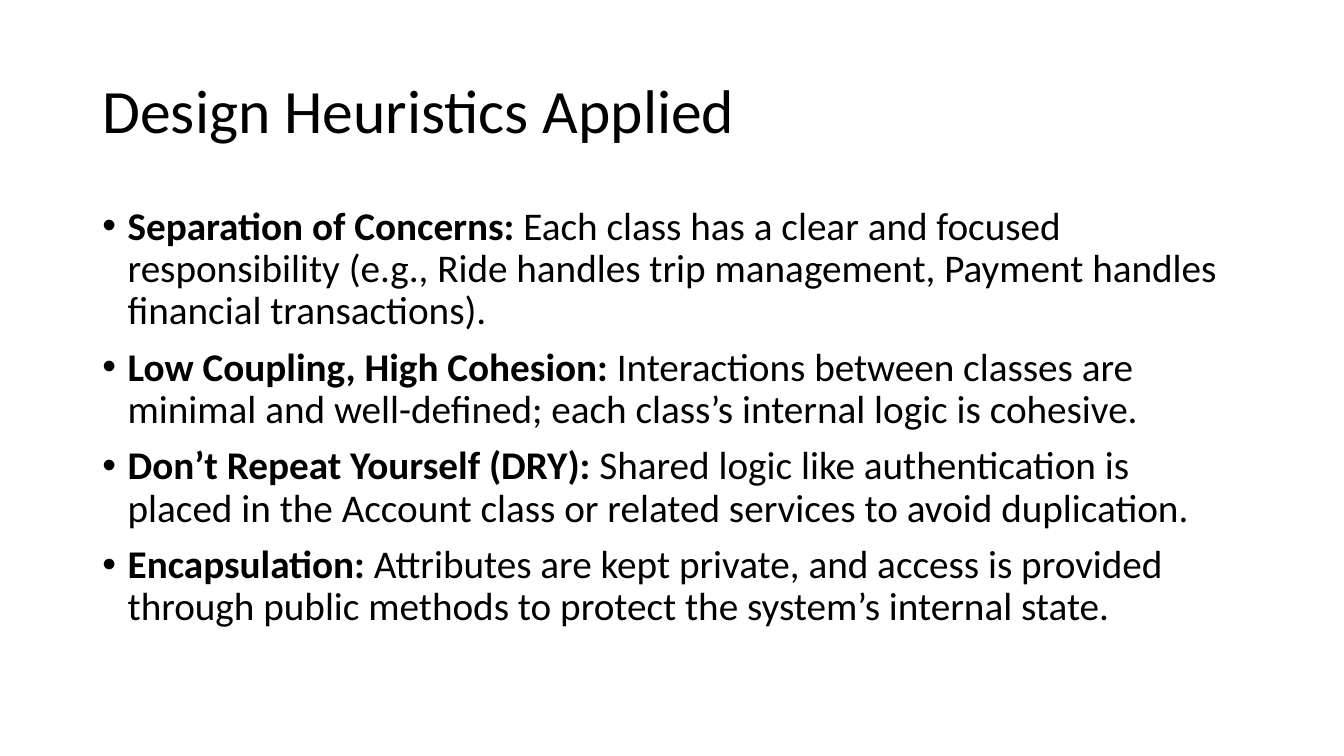
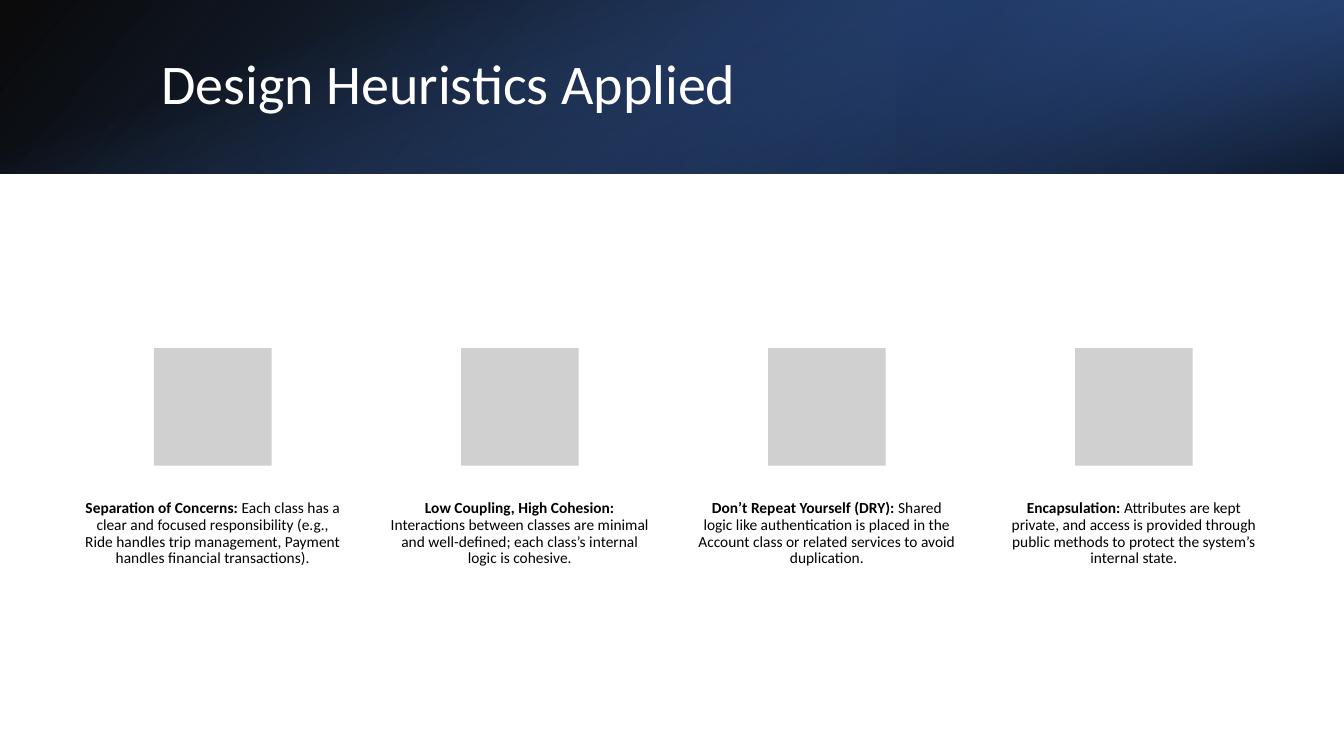
Before and after one commit to CheetoBuri/SE_SmartRide, a slide deck: slide 20 of 523K0010_523K0013.pptx. Drawn at 1344x756 pixels with LibreOffice and Linux fonts; fonts in the diff are those of the drawing; grey boxes stand for pictures. Boxes give left, top, right and bottom in pixels: in the first picture for what was removed or moved away, otherwise in the second. Text is boxed around its words. In the diff, an @@ line names an element or a change of style, - is before the commit and + after.

Commit message:
Updated pptx file

```diff
--- a/523K0010_523K0013.pptx
+++ b/523K0010_523K0013.pptx
@@ rectangle added at [0,0,1344,173], fill gradient #000000 to #2F5597 @@
@@ rectangle added at [0,1,1343,174], fill gradient #4472C4 to #000000 @@
@@ rectangle added at [896,0,1344,173], fill gradient #203864 to #4472C4 @@
@@ title "Design Heuristics Applied": place and size @@
-title "Design Heuristics Applied" at [102,90,734,144]
+title "Design Heuristics Applied" at [161,65,735,114]
@@ title "Design Heuristics Applied" at [161,65,735,114]: size 44 to 40 pt, text colour #000000 to #FFFFFF @@
@@ text removed at [128,212,1216,627] @@
-• Separation of Concerns: Each class has a clear and focused responsibility (e.g., Ride handles trip management, Payment handles financial transactions).
-• Low Coupling, High Cohesion: Interactions between classes are minimal and well-defined; each class’s internal logic is cohesive.
-• Don’t Repeat Yourself (DRY): Shared logic like authentication is placed in the Account class or related services to avoid duplication.
-• Encapsulation: Attributes are kept private, and access is provided through public methods to protect the system’s internal state.
@@ group added at [85,348,1256,566]: 4 pictures, 4 texts @@
+Separation of Concerns: Each class has a clear and focused responsibility (e.g., Ride handles trip management, Payment handles financial transactions).
+Low Coupling, High Cohesion: Interactions between classes are minimal and well-defined; each class’s internal logic is cohesive.
+Don’t Repeat Yourself (DRY): Shared logic like authentication is placed in the Account class or related services to avoid duplication.
+Encapsulation: Attributes are kept private, and access is provided through public methods to protect the system’s internal state.
```
Also in this commit, not shown: 29 other slides changed.
